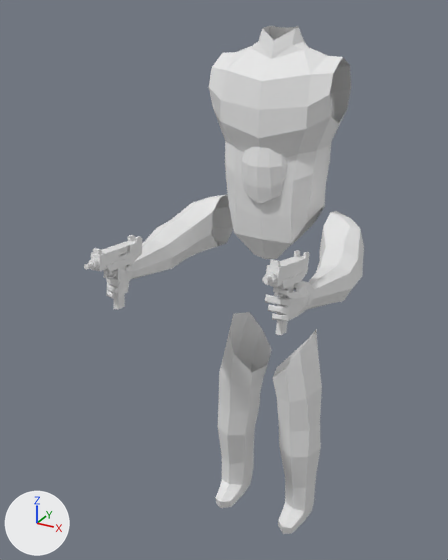
The FBX model UziSummons/Assets/Graphics/Player.fbx as it was, and as the next commit left it.
Before and after are seen from a 50 mm camera at (2.6, -5.96, 4.57) aimed at (-0.28, -0.74, 1.95). The axes (+X, +Y, +Z) are drawn at lower left. The lights are the same throughout. Where no turn or scale is listed for an object, it has been applied to the vertices.

Script lines for the objects in view, before the commit:
```python
me_cube_000 = bpy.data.meshes.new('Cube.000')
me_cube_000.from_pydata(...)  # 118 vertices, 108 faces; spans x -0.64..0.64, y -0.54..0.35, z -1.79..0.57
# faces by material slot: [76, 22, 10]
me_cube_000.materials.append(mat_torso)  # white #e7e7e7
me_cube_000.materials.append(mat_skin)  # white #e7e7e7
me_cube_000.materials.append(mat_pants)  # white #e7e7e7
me_cube_016 = bpy.data.meshes.new('Cube.016')
me_cube_016.from_pydata(...)  # 144 vertices, 136 faces; spans x -0.71..0.71, y -0.52..0.33, z -3.82..-1.17
# faces by material slot: [56, 80]
me_cube_016.materials.append(mat_torso)  # white #e7e7e7
me_cube_016.materials.append(mat_pants)  # white #e7e7e7
me_cube_017 = bpy.data.meshes.new('Cube.017')
me_cube_017.from_pydata(...)  # 952 vertices, 968 faces; spans x -1.19..1.18, y -2.09..0.3, z -0.44..0.46
# faces by material slot: [88, 264, 616]
me_cube_017.materials.append(mat_torso)  # white #e7e7e7
me_cube_017.materials.append(mat_skin)  # white #e7e7e7
me_cube_017.materials.append(mat_gun)  # white #e7e7e7
ob_body = bpy.data.objects.new('Body', me_cube_016)
ob_body.location = (-0.04, 0.05, 2.33)
ob_body_001 = bpy.data.objects.new('Body.001', me_cube_000)
ob_body_001.location = (-0.04, 0.05, 3.83)
ob_hands = bpy.data.objects.new('Hands', me_cube_017)
ob_hands.location = (-0.04, -0.02, 2.34)
# also in view: 'Head' at (-0.04, -0.13, 3.1)
```
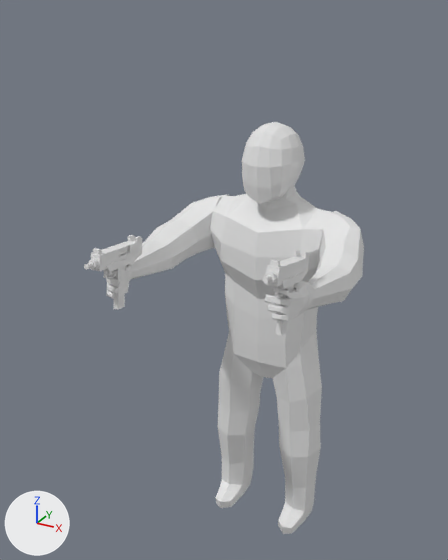
Scene script edits in JSON lines:
```json
{"op": "set", "path": "ob_body_001.location", "old": "(-0.04, 0.05, 3.83)", "new": "(-0.04, 0.05, 2.33)"}
```

What differs and where, as boxes [x1, y1, x2, y2] in the pictures (448 x 560 px):
```json
{"object": "Body.001", "change": "moved", "before": [209, 26, 351, 259], "after": [210, 186, 331, 378]}
```
